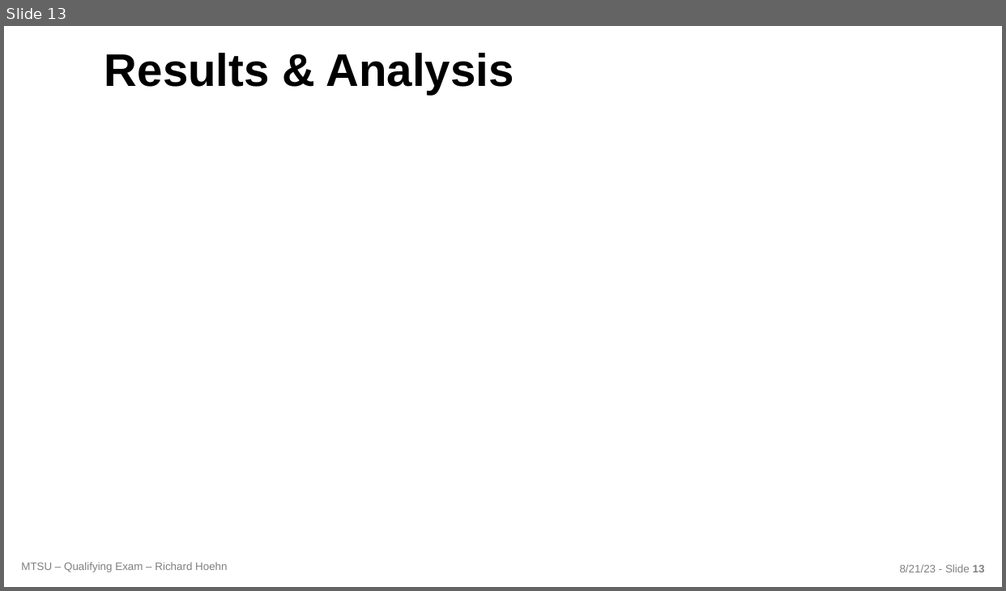
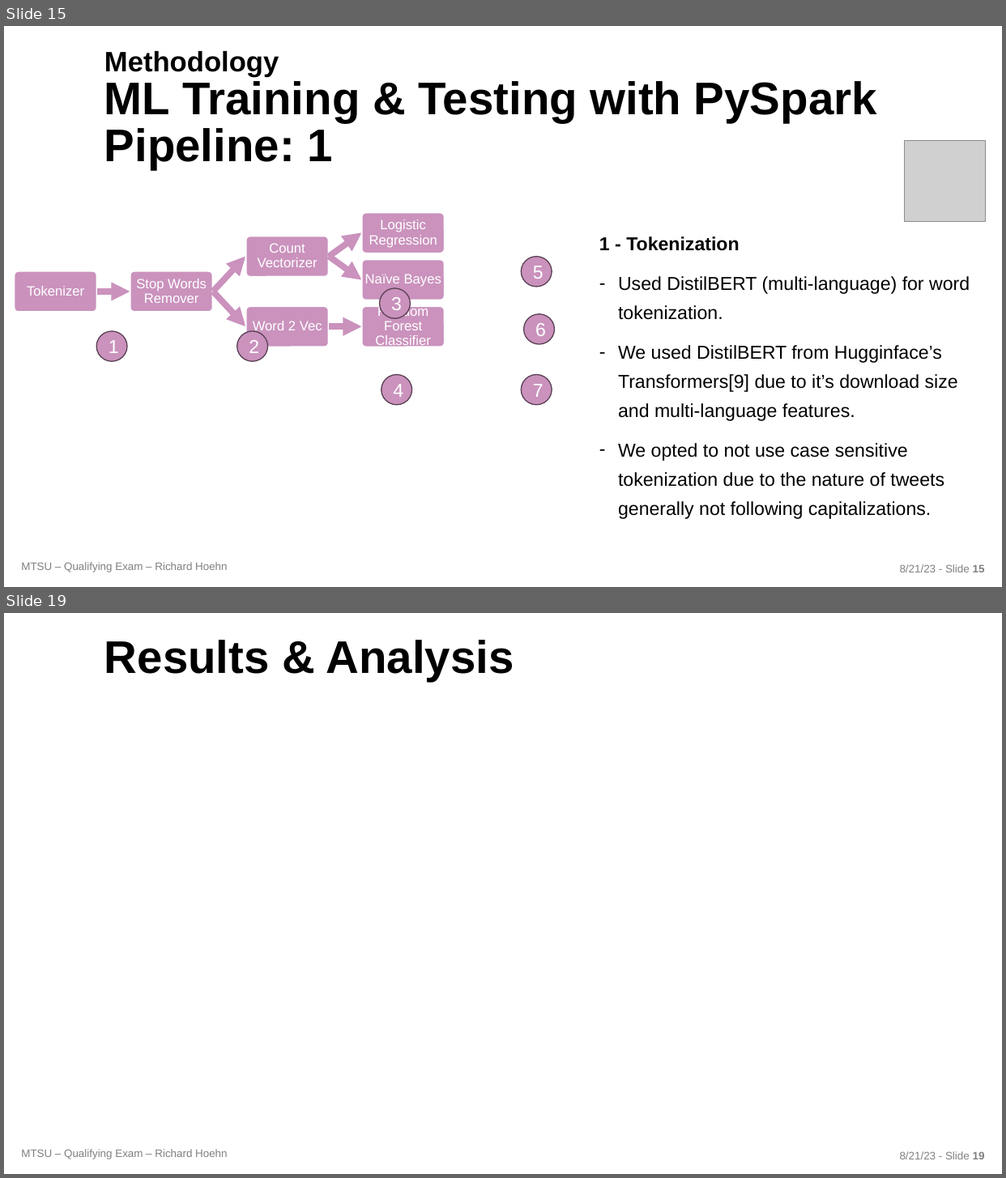
Before and after one commit to richardhoehn/mtsu.coms.qualifying-exam, a slide deck: presentation/COMS_Qualifying_Exam-2023-08-21.pptx. Shown one above the other, each under a label of ours: slide 13 before the commit, slides 15 and 19 after it; the slides between them are not shown. The pictures are 1006x591 and 1006x1178 pixels, drawn with LibreOffice and Linux fonts; fonts in the diff are those of the drawing; grey boxes stand for pictures; background and template pictures are left out. Boxes give left, top, right and bottom in pixels: in the first picture for what was removed or moved away, otherwise in the second. Text is boxed around its words. In the diff, an @@ line names an element or a change of style, - is before the commit and + after.

```diff
--- a/presentation/COMS_Qualifying_Exam-2023-08-21.pptx
+++ b/presentation/COMS_Qualifying_Exam-2023-08-21.pptx
@@ slide 15 added at (4,26,1002,587), background picture (left out); not listed: 2 template elements that a slide beside it also shows @@
@@ title added at (104,51,877,169), 44 pt, text #000000, bold @@
+Methodology
+ML Training & Testing with PySpark
+Pipeline: 1
@@ picture added at (905,141,986,222) @@
@@ text added at (599,237,970,519), 18 pt, text #000000 @@
+1 - Tokenization
+– Used DistilBERT (multi-language) for word tokenization.
+– We used DistilBERT from Hugginface’s Transformers[9] due to it’s download size and multi-language features.
+– We opted to not use case sensitive tokenization due to the nature of tweets generally not following capitalizations.
@@ group added at (15,212,554,405): 7 rounded rectangles, 7 texts, 7 ellipses, 6 freeform shapes @@
+Tokenizer
+Stop Words Remover
+Count Vectorizer
+Logistic Regression
+Naïve Bayes
+Word 2 Vec
+Random Forest Classifier
+1
+2
+3
+4
+5
+6
+7
@@ what was slide 13 is now slide 19 @@
```
Also in this commit, not shown: 6 slides changed, 14 other slides added, 8 slides removed, 14 other files.
